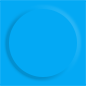
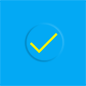
Layer changes from the first w=86, h=86 image to the second:
added layer "save_button_enabled" above "Add Image-48" over bbox(24, 22, 65, 63)
